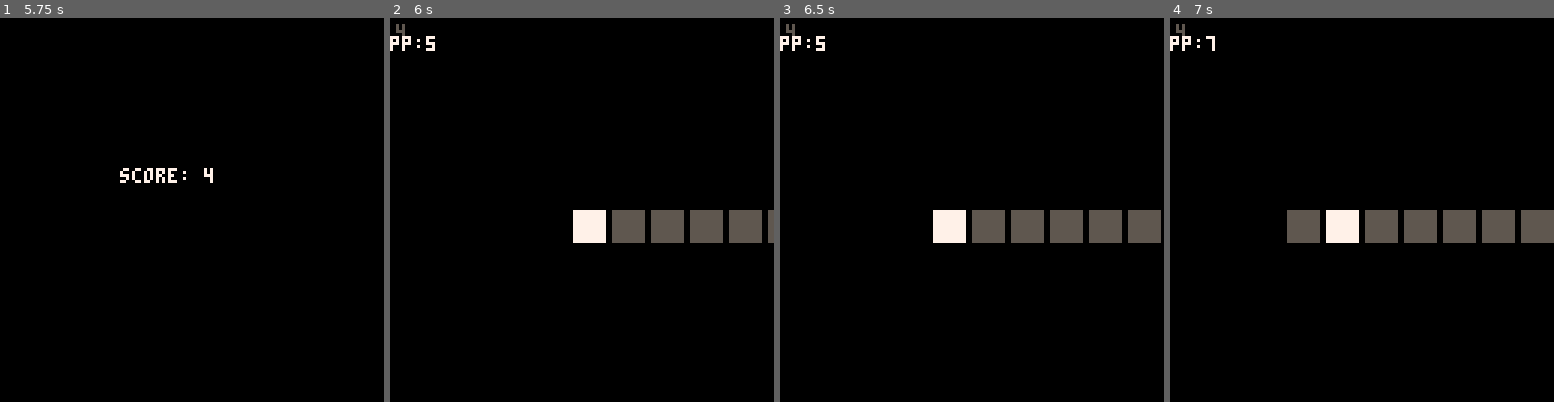
Above: before the commit, frames 1-4 (left to right).
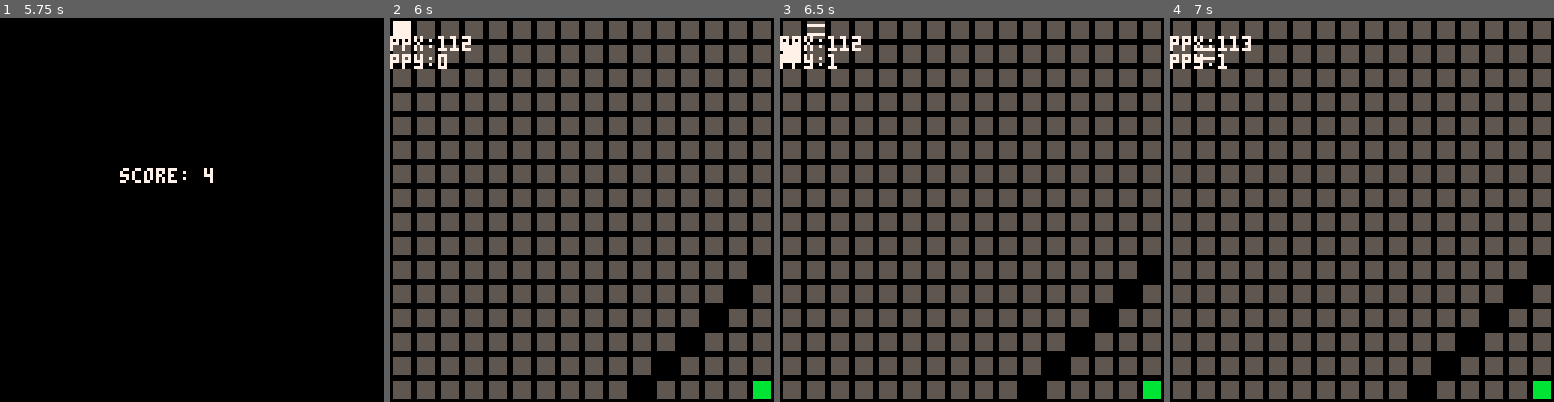
Above: after the commit, the same moments.

Repository: abemassry/dimensional-jump
Game: PICO-8 cartridge dimensional-jump.p8
The game is run twice, just before and just after one commit, with the same random seed, the same clock (stepped at 60 frames per second) and the same inputs.
Inputs:
- Up to frame 1 (5.75 s): tap X (X key) at 0.33, 1.07, 1.85, 2.97, 4.08, 5.2 s; tap O (Z key) at 0.7, 1.7, 2.1, 2.5, 2.9, 3.3, 3.7, 4.1, 4.5, 4.9, 5.3, 5.7 s; hold Right 1.6-2.1 s; hold Up 2.15-2.42 s; hold Right 2.47-3.03 s; hold Left 3.08-3.58 s; hold Down 3.63-3.97 s; hold Right 4.02-4.68 s; hold Up 4.73-5.03 s; hold Left 5.08-5.68 s; hold Down from 5.73 s (still down)
- Up to frame 2 (6 s): keep holding Down
- Up to frame 3 (6.5 s): release Down at 6.03 s; hold Right from 6.08 s (still down); tap O (Z key) at 6.1 s; tap X (X key) at 6.32 s
- Up to frame 4 (7 s): tap O (Z key) at 6.5, 6.9 s; release Right at 6.58 s; hold Right from 6.63 s (still down)

Frame 1 is identical in both runs. In frame 2, 55% of the frame differs, in the area x 0-100%, y 0-100%; in frame 3, 55%; in frame 4, 55%.

Commit message:
get obstacles to display

Diff:
--- a/dimensional-jump.p8
+++ b/dimensional-jump.p8
@@ -253,6 +253,16 @@
 		end
 	}
 end
+function two_level_blanks()
+	return {
+		{127,10},
+		{126,11},
+		{125,12},
+		{124,13},
+		{123,14},
+		{122,15},
+	}
+end
 function two_level_start()
 	reset_stage = false
 	two_level = {
@@ -266,6 +276,7 @@
 		disappear_timer = 0,
 		disappear_x = 111,
 		disappear_y = -1,
+		obstacles = two_level_blanks(),
 		tick_timer = 0,
 		end_timer = 0,
 		lose_timer = 0,
@@ -475,6 +486,21 @@
 					end
 				end
 			end
+			for key,value in pairs(self.obstacles) do
+				mset(value[1], value[2], 248)
+				if (self.player_posx == i and self.player_posy == j) then
+					mset(i, j, 247)
+					self.falling = true
+					if (self.lose_timer > 30) mset(i, j, 246)
+					if (self.lose_timer > 45) mset(i, j, 248)
+				end
+				if (self.player_posx_prev) then
+					if (self.dash_dir == '+h') mset(self.player_posx_prev+1, self.player_posy_prev, 251)
+					if (self.dash_dir == '-h') mset(self.player_posx_prev-1, self.player_posy_prev, 251)
+					if (self.dash_dir == '+v') mset(self.player_posx_prev, self.player_posy_prev+1, 250)
+					if (self.dash_dir == '-v') mset(self.player_posx_prev, self.player_posy_prev-1, 250)
+				end
+			end
 			if (self.end_timer > 0) rectfill(64 - self.end_timer*2,64 - self.end_timer*2,64 + self.end_timer*2, 64 + self.end_timer*2,11)
 
 		end
@@ -820,7 +846,7 @@
 	transition_timer = 0
 
 	-- TODO: debug
-	-- level = 2
+	level = 1
 	-- TODO: debug
 	if level == 0 then
 		if (reset_stage) then
